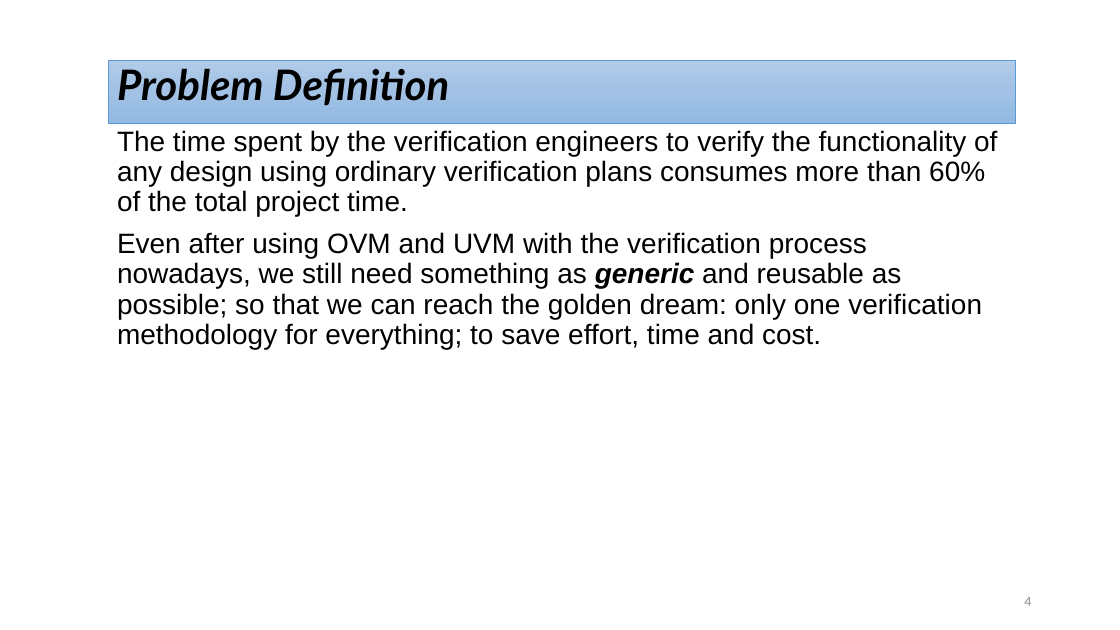
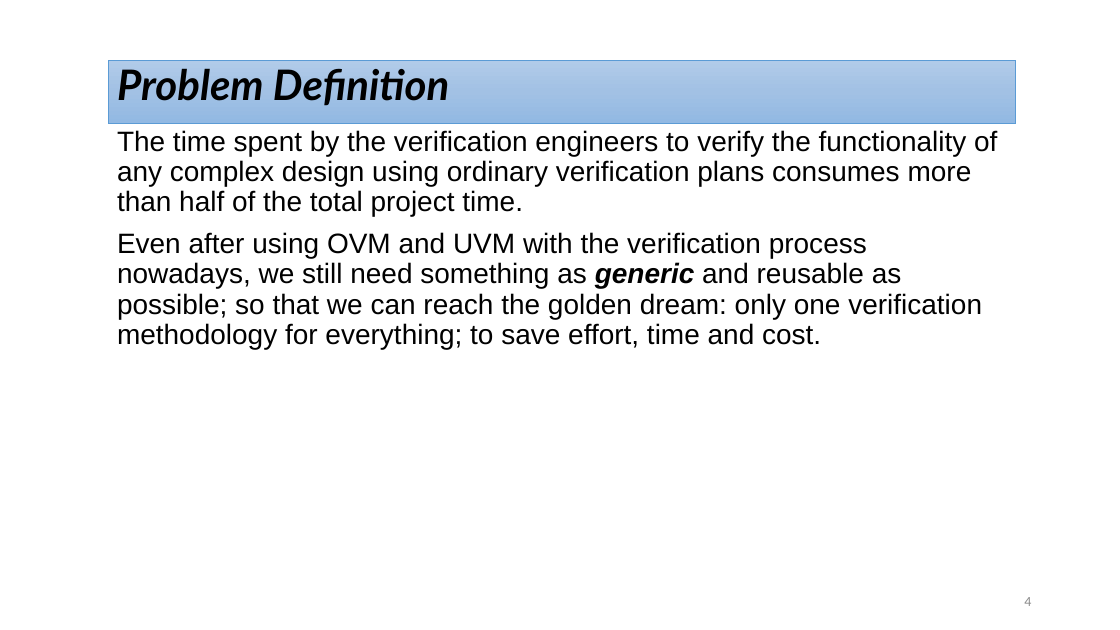
Before and after one commit to cufeolm/codeGP, a slide deck: slide 4 of Project_progress_Agenda.pptx. Drawn at 1120x630 pixels with LibreOffice and Linux fonts; fonts in the diff are those of the drawing. Boxes give left, top, right and bottom in pixels: in the first picture for what was removed or moved away, otherwise in the second. Text is boxed around its words. In the diff, an @@ line names an element or a change of style, - is before the commit and + after.

```diff
--- a/Project_progress_Agenda.pptx
+++ b/Project_progress_Agenda.pptx
@@ text at [117, 130, 997, 216]: text changed @@
-The time spent by the verification engineers to verify the functionality of any design using ordinary verification plans consumes more than 60% of the total project time.
+The time spent by the verification engineers to verify the functionality of any complex design using ordinary verification plans consumes more than half of the total project time.
```
Also in this commit, not shown: 6 other slides changed, 1 slide added, 3 other files.
